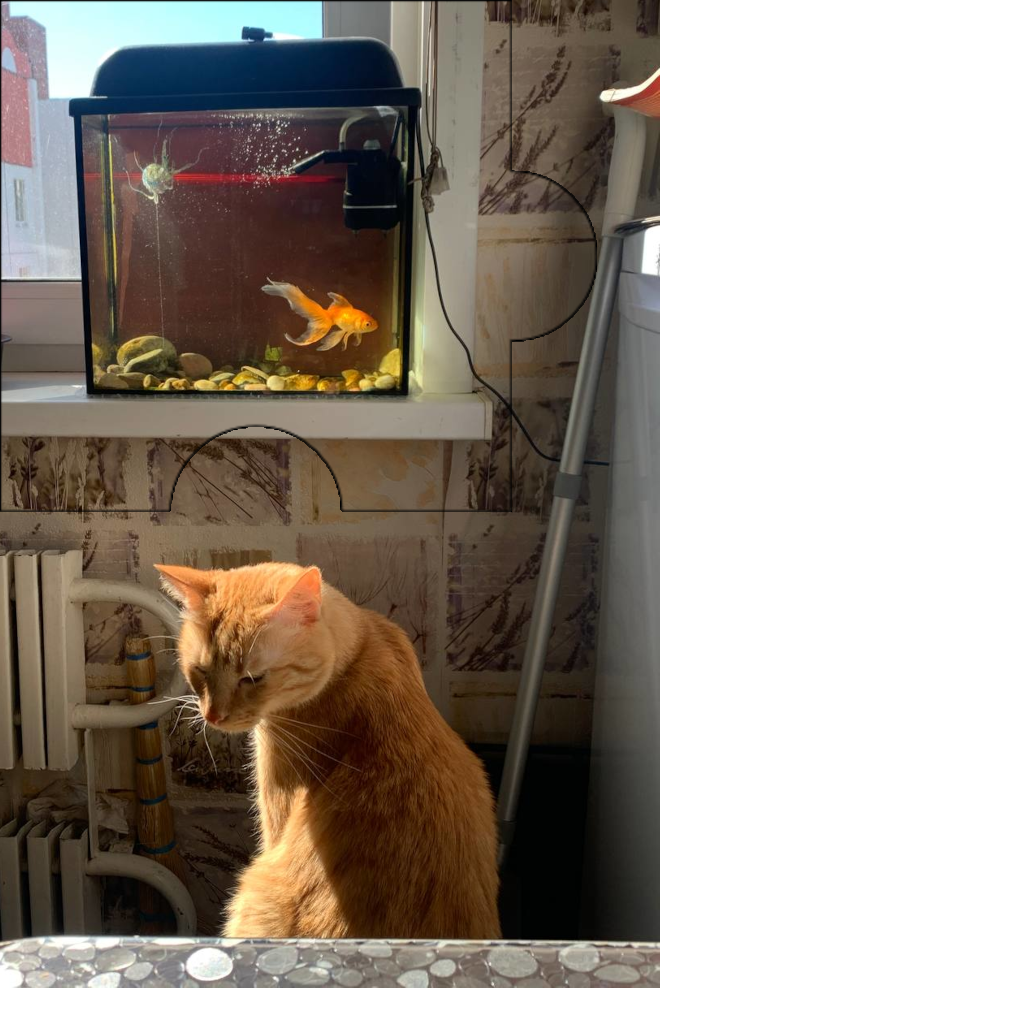
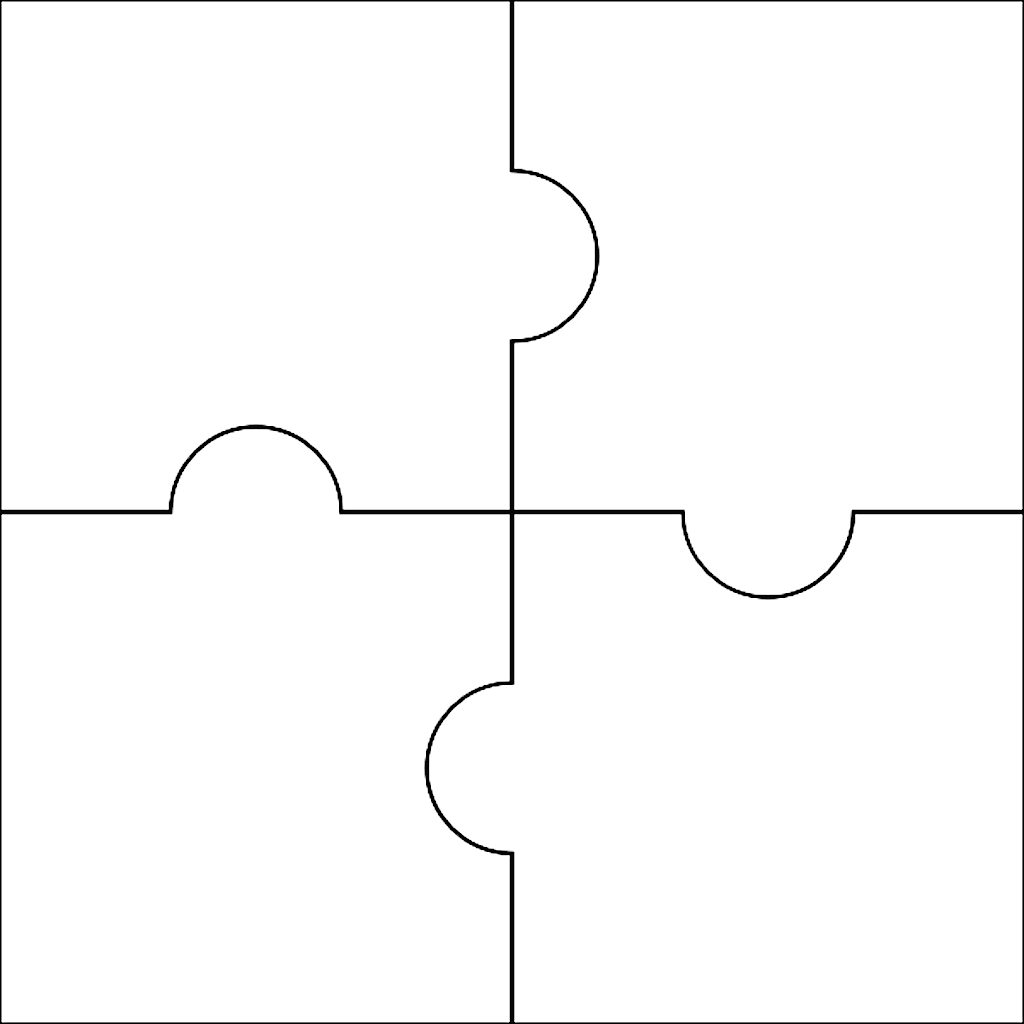
Revision of a layered 1024 x 1024 image; what changed, layer by layer:
hid "Копия Boris.jpg" over [0, 0, 660, 988]
showed "Копия canvas.png", painted on it over [427, 512, 1024, 1024]
showed "Копия canvas.png #1", painted on it over [512, 0, 1024, 597]
showed "Копия canvas.png #2", painted on it over [0, 427, 512, 1024]
painted on "Копия canvas.png #3" over [0, 0, 597, 512]
